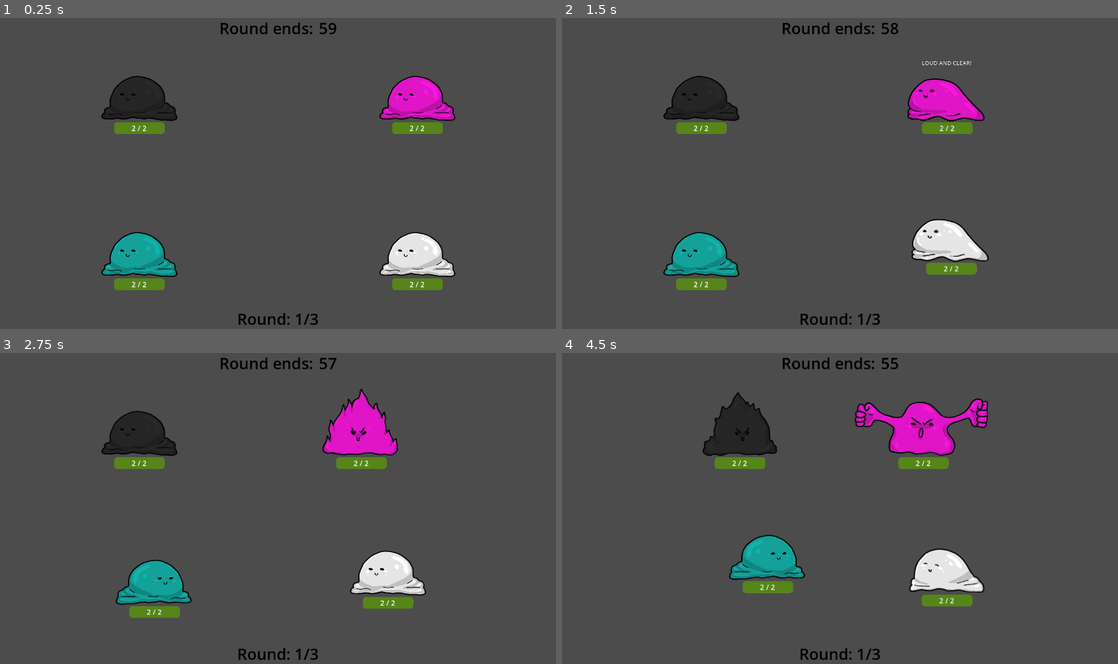
Above: before the commit, frames 1-4 (two rows, left to right).
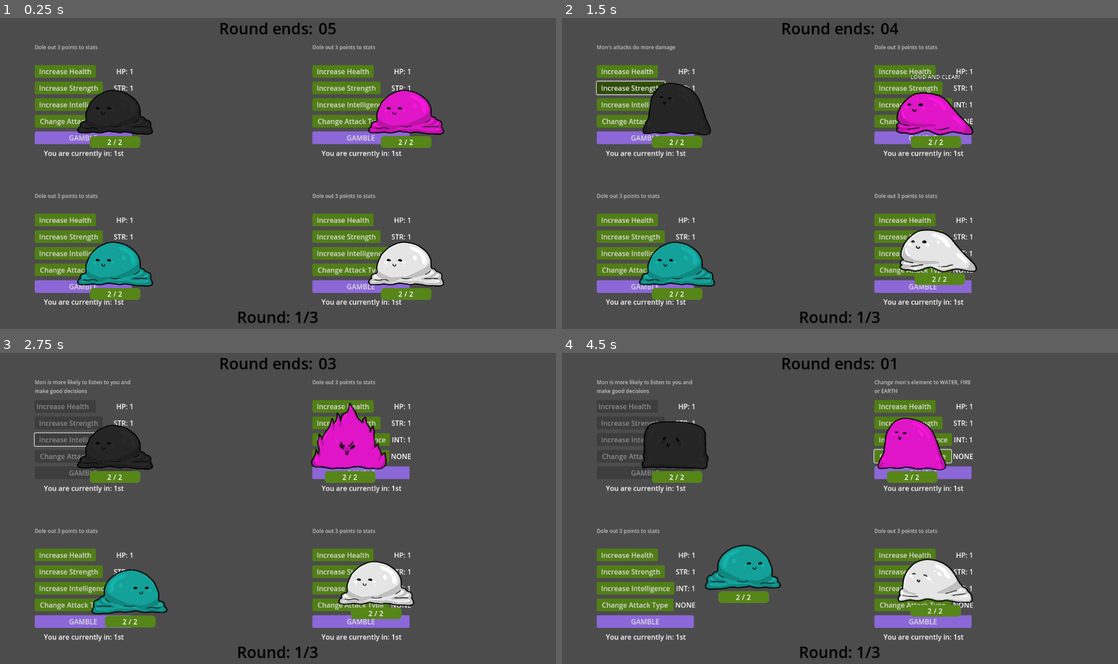
Above: after the commit, the same moments.

Repository: Galitie/mini-tyler-games
Game: Godot game, scene res://tylermon/tylermon.tscn
The game is run twice, just before and just after one commit, with the same random seed, the same clock (stepped at 60 frames per second) and the same inputs. This scene is started directly instead of the project's main scene.
Inputs (mouse positions are in pixels of both pictures, inside the frame that each line leads up to):
- Up to frame 1 (0.25 s): no input
- Up to frame 2 (1.5 s): click (628, 70) at 0.5 s, where only the run after the commit has a clickable "Increase Health"; click (628, 86) at 1.25 s, where only the run after the commit has a clickable "Increase Strength"
- Up to frame 3 (2.75 s): click (72, 440) at 2 s, where only the run after the commit has a clickable "Increase Intelligence"
- Up to frame 4 (4.5 s): click (912, 455) at 2.75 s, where only the run after the commit has a clickable "Change Attack Type"; click (923, 474) at 3.5 s, where only the run after the commit has a clickable "GAMBLE"; tap Enter (start) at 4.25 s; move the mouse to (962, 492) at 4.27 s; hold Right (move_piece_right) from 4.28 s (still down); hold Enter (start) from 4.28 s (still down)

The runs differ from the first frame. In frame 1, 19% of the frame differs, in the area x 6-82%, y 1-99%; in frame 2, 17%; in frame 3, 15%; in frame 4, 18%.

Commit message:
Futz with ui

Diff:
--- a/tylermon/mon.gd
+++ b/tylermon/mon.gd
@@ -233,9 +233,9 @@
 	var attackers = hurt_box.get_overlapping_areas()
 	for attack in attackers:
 		var attacking_mon = attack.get_parent().get_parent()
-		if elm_type == "WATER" && attacking_mon.elm_type == "EARTH" or elm_type == "FIRE" && attacking_mon.elm_type == "WATER" or elm_type == "EARTH" && attacking_mon.elm_type == "FIRE":
+		if elm_type == "WATER" && attacking_mon.elm_type == "GRASS" or elm_type == "FIRE" && attacking_mon.elm_type == "WATER" or elm_type == "GRASS" && attacking_mon.elm_type == "FIRE":
 			damage(attacking_mon, 1, "super")
-		elif elm_type == "WATER" && attacking_mon.elm_type == "FIRE" or elm_type == "FIRE" && attacking_mon.elm_type == "EARTH"  or elm_type == "EARTH" && attacking_mon.elm_type == "WATER":
+		elif elm_type == "WATER" && attacking_mon.elm_type == "FIRE" or elm_type == "FIRE" && attacking_mon.elm_type == "GRASS"  or elm_type == "GRASS" && attacking_mon.elm_type == "WATER":
 			damage(attacking_mon, -1, "not")
 		elif elm_type == "NONE" && attacking_mon.elm_type != "NONE":
 			damage(attacking_mon, .50, null)
--- a/tylermon/tylermon.gd
+++ b/tylermon/tylermon.gd
@@ -59,7 +59,7 @@
 		await show_transition("round_winners", winners, 5)
 		call_and_switch_modes()
 		upgrade_menu.visible = true
-		command_ui.visible = false
+		#command_ui.visible = false
 		knocked_out_mons = 0
 		countdown_label.text = "Add 3 points to stats: "
 		round_timer.start(upgrade_length)
@@ -67,7 +67,7 @@
 		fight_time = true
 		current_round += 1
 		upgrade_menu.visible = false
-		command_ui.visible = true
+		#command_ui.visible = true
 		call_and_switch_modes()
 		countdown_label.text = "Round ends:"
 		$round_ui/margin/seperator/label.text = "Round: " + str(current_round) + "/" + str(max_rounds)
--- a/tylermon/tylermon.tscn
+++ b/tylermon/tylermon.tscn
@@ -9,8 +9,9 @@
 [ext_resource type="PackedScene" uid="uid://io2r0wxux8x6" path="res://tylermon/transition_ui.tscn" id="7_4dfmu"]
 
 [node name="tylermon" type="Node2D"]
+scale = Vector2(0.998899, 1.00798)
 script = ExtResource("1_66guv")
-fight_length = 60
+fight_length = 6
 upgrade_length = 60
 max_rounds = 3
 
@@ -70,6 +71,7 @@
 offset_top = -50.0
 grow_horizontal = 2
 grow_vertical = 0
+theme_override_constants/margin_bottom = 10
 
 [node name="seperator" type="HBoxContainer" parent="round_ui/margin"]
 layout_mode = 2
@@ -82,7 +84,6 @@
 text = "Round: "
 
 [node name="upgrade_ui" type="Control" parent="."]
-visible = false
 custom_minimum_size = Vector2(1280, 720)
 layout_mode = 3
 anchors_preset = 0
@@ -97,15 +98,15 @@
 anchor_bottom = 1.0
 grow_horizontal = 2
 grow_vertical = 2
-theme_override_constants/margin_left = 100
-theme_override_constants/margin_top = 80
+theme_override_constants/margin_left = 80
+theme_override_constants/margin_top = 60
 theme_override_constants/margin_right = 40
 theme_override_constants/margin_bottom = 40
 
 [node name="GridContainer" type="GridContainer" parent="upgrade_ui/margin"]
 layout_mode = 2
-theme_override_constants/h_separation = 160
-theme_override_constants/v_separation = 120
+theme_override_constants/h_separation = 120
+theme_override_constants/v_separation = 60
 columns = 2
 
 [node name="upgrade_menu" parent="upgrade_ui/margin/GridContainer" instance=ExtResource("4_03my5")]
@@ -116,7 +117,7 @@
 script = ExtResource("5_uxsio")
 
 [node name="mon1" parent="upgrade_ui/margin/GridContainer/upgrade_menu/player0" instance=ExtResource("2_yelk2")]
-position = Vector2(320, 180)
+position = Vector2(264, 212)
 custom_color = Color(0.164706, 0.164706, 0.168627, 1)
 
 [node name="upgrade_menu2" parent="upgrade_ui/margin/GridContainer" instance=ExtResource("4_03my5")]
@@ -126,7 +127,7 @@
 script = ExtResource("5_uxsio")
 
 [node name="mon2" parent="upgrade_ui/margin/GridContainer/upgrade_menu2/player1" instance=ExtResource("2_yelk2")]
-position = Vector2(960, 180)
+position = Vector2(934, 212)
 custom_color = Color(0.972549, 0.0941176, 0.866667, 1)
 
 [node name="upgrade_menu3" parent="upgrade_ui/margin/GridContainer" instance=ExtResource("4_03my5")]
@@ -136,7 +137,7 @@
 script = ExtResource("5_uxsio")
 
 [node name="mon3" parent="upgrade_ui/margin/GridContainer/upgrade_menu3/player2" instance=ExtResource("2_yelk2")]
-position = Vector2(320, 540)
+position = Vector2(264, 562)
 custom_color = Color(0.0862745, 0.701961, 0.666667, 1)
 
 [node name="upgrade_menu4" parent="upgrade_ui/margin/GridContainer" instance=ExtResource("4_03my5")]
@@ -146,7 +147,7 @@
 script = ExtResource("5_uxsio")
 
 [node name="mon4" parent="upgrade_ui/margin/GridContainer/upgrade_menu4/player3" instance=ExtResource("2_yelk2")]
-position = Vector2(960, 540)
+position = Vector2(934, 562)
 custom_color = Color(1, 1, 1, 1)
 
 [node name="command_ui" type="Control" parent="."]
--- a/tylermon/upgrade_menu.gd
+++ b/tylermon/upgrade_menu.gd
@@ -95,10 +95,10 @@
 				if mon.elm_type != "WATER":
 					mon.elm_type = "WATER"
 				else:
-					mon.elm_type = "EARTH"
+					mon.elm_type = "GRASS"
 			if rand_num == 3:
-				if mon.elm_type != "EARTH":
-					mon.elm_type = "EARTH"
+				if mon.elm_type != "GRASS":
+					mon.elm_type = "GRASS"
 				else:
 					mon.elm_type = "FIRE"
 			emit_signal("upgraded", "good")
--- a/tylermon/upgrade_menu.tscn
+++ b/tylermon/upgrade_menu.tscn
@@ -145,6 +145,7 @@
 
 [node name="HBoxContainer" type="HBoxContainer" parent="margin/hbox/buttons"]
 layout_mode = 2
+alignment = 1
 
 [node name="place" type="Label" parent="margin/hbox/buttons/HBoxContainer"]
 layout_mode = 2
